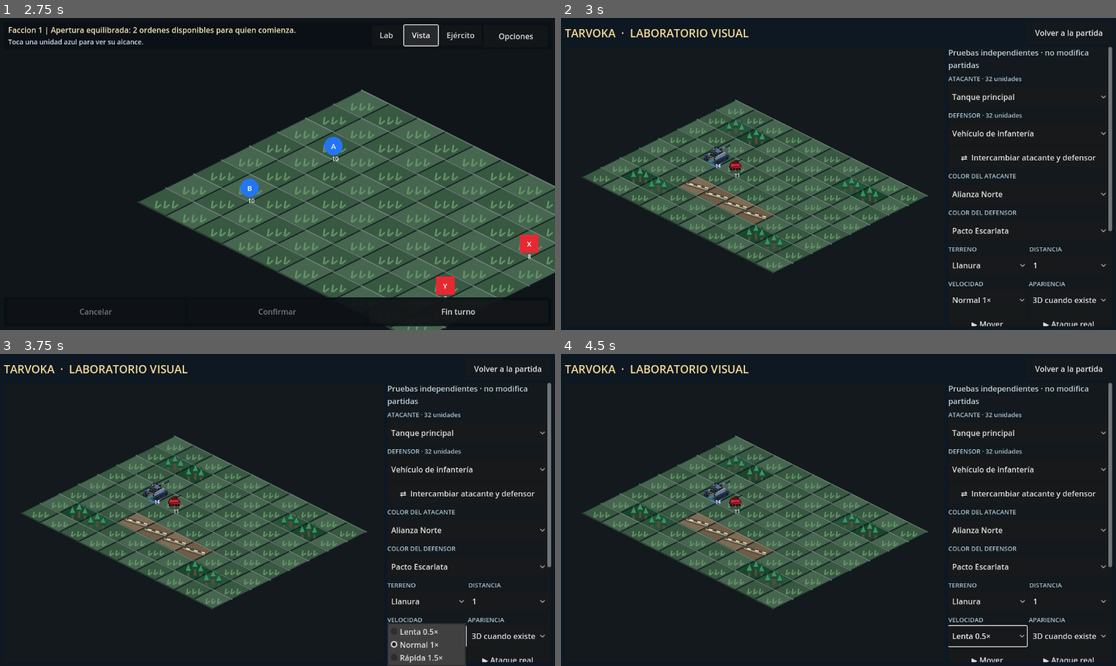
Above: before the commit, frames 1-4 (two rows, left to right).
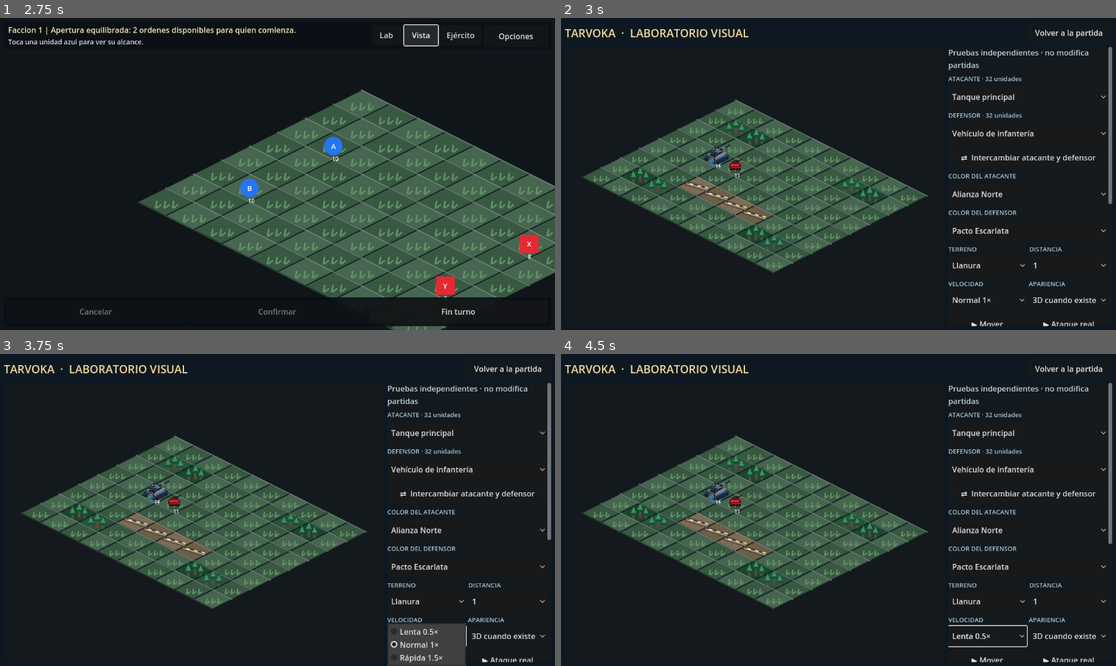
Above: after the commit, the same moments.

Repository: edwinrodri12/Tarvoka
Game: Godot game, scene res://scenes/Main.tscn
Two runs of this game, one before a commit and one after it. Both use one fixed random seed, a clock stepped at 60 frames per second and the inputs below.
Inputs:
- Up to frame 1 (2.75 s): click "Ampliar mapa" at 0.5 s; click "Ejército" at 1.25 s; click "Vista" at 2 s
- Up to frame 2 (3 s): click "Lab" at 2.75 s
- Up to frame 3 (3.75 s): click "Normal 1×" at 3.5 s
- Up to frame 4 (4.5 s): click "Normal 1×" at 4.25 s

Frame 1 is identical in both runs. In frame 2, less than 0.1% of the frame differs, in the area x 98-100%, y 59-69%; in frame 3, less than 0.1%; in frame 4, less than 0.1%.
Error before the commit: Invalid assignment of property or key 'visual_playback_speed' with value of type 'float' on a base object of type 'Control (TarvokaTouchBoard)'. (res://scripts…

Commit message:
feat(vfx): sandbox-only animation speed control without changing battle rules or timers

Diff:
--- a/scripts/ui/TouchBoard.gd
+++ b/scripts/ui/TouchBoard.gd
@@ -56,6 +56,7 @@
 var models_3d_enabled := true
 var _models_3d: Node = null
 var battery_saver := false
+var visual_playback_speed := 1.0 # Laboratory only; game rules run at normal speed.
 var ambient_redraw_count := 0 # Test diagnostics, no save changes.
 var iso_zoom := 1.0
 var iso_pan := Vector2.ZERO
@@ -518,7 +519,7 @@
                 int(max(11.0, tile * 0.22)), Color(1.0, 0.88, 0.60))
 
 func _process(delta: float) -> void:
-    var dt: float = maxf(0.0, delta)
+    var dt: float = maxf(0.0, delta) * clampf(visual_playback_speed,0.25,2.0)
     var needs_redraw := false
     if iso_enabled:
         art_phase = fmod(art_phase + minf(dt,0.12), TAU*10.0)
